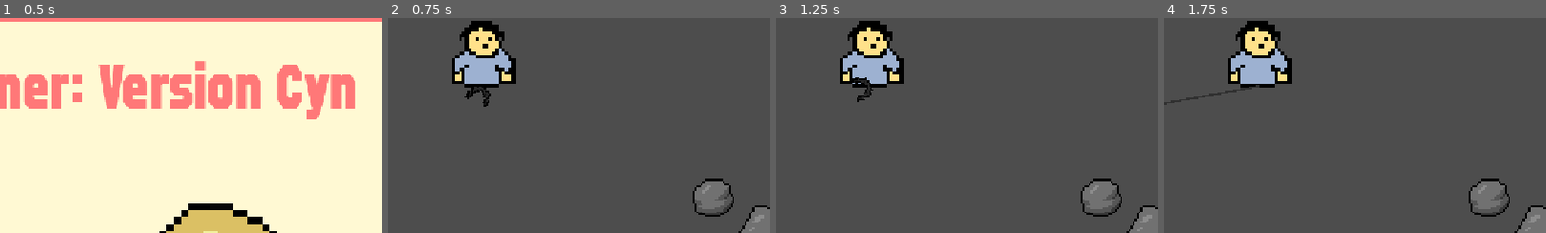
Above: before the commit, frames 1-4 (left to right).
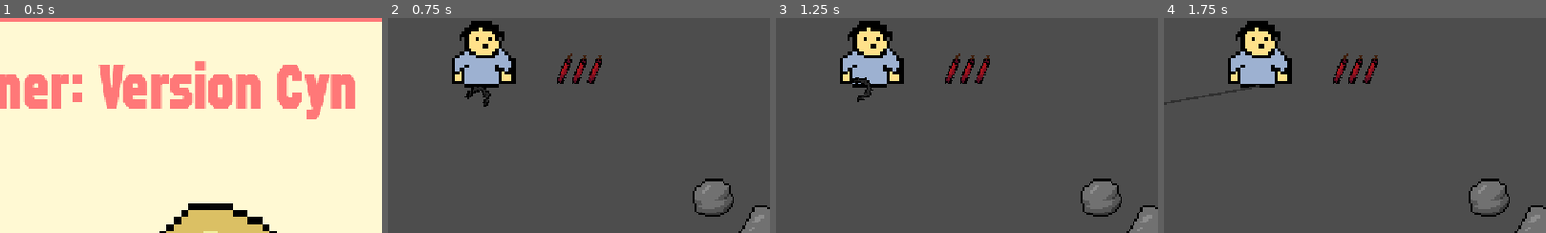
Above: after the commit, the same moments.

Repository: cindyschen/Gold-Miner-Version-Cyn
Game: Godot game, scene res://scenes/screens/main_menu.tscn
Same seed, same stepped clock (60 frames per second), same inputs: the game is played once before the commit and once after it. Before the commit the project starts from res://scenes/main_menu.tscn.
Inputs:
- Up to frame 1 (0.5 s): no input
- Up to frame 2 (0.75 s): click "Play" at 0.5 s
- Up to frame 3 (1.25 s): no input
- Up to frame 4 (1.75 s): tap S (drop_claw) at 1.35 s
The pictures show only the part of the screen within x 38-88%, y 0-50%; the shares and areas given below are measured in that part.

Frame 1 is identical in both runs. In frame 2, 0.7% of the frame differs, in the area x 44-56%, y 16-31%; in frame 3, 0.7%; in frame 4, 0.7%.

Commit message:
placeholder dynamite ui

Diff:
--- /dev/null
+++ b/scenes/dynamite.tscn
@@ -0,0 +1,14 @@
+[gd_scene format=3 uid="uid://cxasos2ch8dfk"]
+
+[ext_resource type="Texture2D" uid="uid://brqi2cvcd7v27" path="res://assets/sprites/dynamite.png" id="1_rst6a"]
+
+[node name="dynamite" type="TextureRect" unique_id=1682750368]
+custom_minimum_size = Vector2(48, 48)
+offset_right = 32.0
+offset_bottom = 32.0
+scale = Vector2(3, 3)
+offset_transform_enabled = true
+offset_transform_rotation = -0.37524578
+texture = ExtResource("1_rst6a")
+expand_mode = 1
+stretch_mode = 5
--- /dev/null
+++ b/scenes/dynamite_ui.tscn
@@ -0,0 +1,16 @@
+[gd_scene format=3 uid="uid://43t2cabbk8nt"]
+
+[ext_resource type="Script" uid="uid://bsdd4bcjghb6n" path="res://scripts/dynamite_ui.gd" id="1_k1f58"]
+
+[node name="DynamiteUI" type="Control" unique_id=1976093421]
+layout_mode = 3
+anchors_preset = 15
+anchor_right = 1.0
+anchor_bottom = 1.0
+grow_horizontal = 2
+grow_vertical = 2
+script = ExtResource("1_k1f58")
+
+[node name="DynamiteContainer" type="HBoxContainer" parent="." unique_id=1255159151]
+layout_mode = 0
+theme_override_constants/separation = -25
--- a/scenes/stage_1.tscn
+++ b/scenes/stage_1.tscn
@@ -10,10 +10,11 @@
 [ext_resource type="PackedScene" uid="uid://21xw4mhf2kd" path="res://scenes/objects/rock.tscn" id="6_ybch3"]
 [ext_resource type="PackedScene" uid="uid://c8lyxo4oc1np1" path="res://scenes/objects/bigrock.tscn" id="7_ilkkl"]
 [ext_resource type="FontFile" uid="uid://co840at5ck4b2" path="res://assets/fonts/Refuel Eb Cond.otf" id="8_ylsql"]
-[ext_resource type="PackedScene" uid="uid://dwak76m1bp6gm" path="res://scenes/pause_menu.tscn" id="9_2tptg"]
+[ext_resource type="PackedScene" uid="uid://dwak76m1bp6gm" path="res://scenes/screens/pause_menu.tscn" id="9_2tptg"]
 [ext_resource type="PackedScene" uid="uid://cbf504jokb3hu" path="res://scenes/objects/giant_gold.tscn" id="10_kiwqh"]
-[ext_resource type="PackedScene" uid="uid://cqpiyhf2x6lj1" path="res://scenes/lost_screen.tscn" id="11_hech3"]
-[ext_resource type="PackedScene" uid="uid://chqawjpjc5bji" path="res://scenes/win_screen.tscn" id="12_jm8fe"]
+[ext_resource type="PackedScene" uid="uid://cqpiyhf2x6lj1" path="res://scenes/screens/lost_screen.tscn" id="11_hech3"]
+[ext_resource type="PackedScene" uid="uid://chqawjpjc5bji" path="res://scenes/screens/win_screen.tscn" id="12_jm8fe"]
+[ext_resource type="PackedScene" uid="uid://43t2cabbk8nt" path="res://scenes/dynamite_ui.tscn" id="15_s6chy"]
 
 [node name="stage1" type="Node2D" unique_id=41017793]
 script = ExtResource("1_k3p0l")
@@ -108,6 +109,16 @@
 theme_override_font_sizes/font_size = 24
 text = "Goal: x"
 
+[node name="DynamiteUI" parent="." unique_id=1976093421 instance=ExtResource("15_s6chy")]
+z_index = -1
+anchors_preset = 10
+anchor_bottom = 0.0
+offset_left = 100.0
+offset_top = -270.0
+offset_right = 100.0
+offset_bottom = -270.0
+grow_vertical = 1
+
 [node name="PauseMenu" parent="." unique_id=1244187670 instance=ExtResource("9_2tptg")]
 visible = false
 
--- a/scenes/stage_2.tscn
+++ b/scenes/stage_2.tscn
@@ -9,10 +9,10 @@
 [ext_resource type="PackedScene" uid="uid://cbf504jokb3hu" path="res://scenes/objects/giant_gold.tscn" id="7_sv3jd"]
 [ext_resource type="PackedScene" uid="uid://botblmta3vhof" path="res://scenes/objects/biggoldii.tscn" id="8_fbmvv"]
 [ext_resource type="FontFile" uid="uid://co840at5ck4b2" path="res://assets/fonts/Refuel Eb Cond.otf" id="8_rg1e5"]
-[ext_resource type="PackedScene" uid="uid://dwak76m1bp6gm" path="res://scenes/pause_menu.tscn" id="9_5dmcs"]
+[ext_resource type="PackedScene" uid="uid://dwak76m1bp6gm" path="res://scenes/screens/pause_menu.tscn" id="9_5dmcs"]
 [ext_resource type="Script" uid="uid://bl452ktrkekli" path="res://scripts/lost_screen.gd" id="10_8mhh4"]
-[ext_resource type="PackedScene" uid="uid://cqpiyhf2x6lj1" path="res://scenes/lost_screen.tscn" id="11_ogfy0"]
-[ext_resource type="PackedScene" uid="uid://chqawjpjc5bji" path="res://scenes/win_screen.tscn" id="12_axq8d"]
+[ext_resource type="PackedScene" uid="uid://cqpiyhf2x6lj1" path="res://scenes/screens/lost_screen.tscn" id="11_ogfy0"]
+[ext_resource type="PackedScene" uid="uid://chqawjpjc5bji" path="res://scenes/screens/win_screen.tscn" id="12_axq8d"]
 
 [node name="stage2" type="Node2D" unique_id=41017793]
 script = ExtResource("1_x5gfk")
--- a/scenes/stage_3.tscn
+++ b/scenes/stage_3.tscn
@@ -10,11 +10,11 @@
 [ext_resource type="PackedScene" uid="uid://21xw4mhf2kd" path="res://scenes/objects/rock.tscn" id="6_xmi0m"]
 [ext_resource type="PackedScene" uid="uid://crnhtjpenxksn" path="res://scenes/objects/diamond.tscn" id="7_3rewt"]
 [ext_resource type="FontFile" uid="uid://co840at5ck4b2" path="res://assets/fonts/Refuel Eb Cond.otf" id="8_7xnh8"]
-[ext_resource type="PackedScene" uid="uid://dwak76m1bp6gm" path="res://scenes/pause_menu.tscn" id="9_6lcvs"]
+[ext_resource type="PackedScene" uid="uid://dwak76m1bp6gm" path="res://scenes/screens/pause_menu.tscn" id="9_6lcvs"]
 [ext_resource type="PackedScene" uid="uid://c8lyxo4oc1np1" path="res://scenes/objects/bigrock.tscn" id="10_e25t1"]
 [ext_resource type="Script" uid="uid://bl452ktrkekli" path="res://scripts/lost_screen.gd" id="10_nw3p2"]
-[ext_resource type="PackedScene" uid="uid://cqpiyhf2x6lj1" path="res://scenes/lost_screen.tscn" id="11_ngeu7"]
-[ext_resource type="PackedScene" uid="uid://chqawjpjc5bji" path="res://scenes/win_screen.tscn" id="12_4g8we"]
+[ext_resource type="PackedScene" uid="uid://cqpiyhf2x6lj1" path="res://scenes/screens/lost_screen.tscn" id="11_ngeu7"]
+[ext_resource type="PackedScene" uid="uid://chqawjpjc5bji" path="res://scenes/screens/win_screen.tscn" id="12_4g8we"]
 
 [node name="stage3" type="Node2D" unique_id=41017793]
 script = ExtResource("1_6xofg")
--- /dev/null
+++ b/scripts/dynamite_ui.gd
@@ -0,0 +1,14 @@
+extends Control
+
+@onready var dynamite_container: HBoxContainer = $DynamiteContainer
+
+const DYNAMITE_SCENE = preload("res://scenes/dynamite.tscn")
+# Called when the node enters the scene tree for the first time.
+func _ready() -> void:
+	for i in range(GameManager.dynamite):
+		var dynamite = DYNAMITE_SCENE.instantiate()
+		dynamite_container.add_child(dynamite)
+
+# Called every frame. 'delta' is the elapsed time since the previous frame.
+func _process(delta: float) -> void:
+	pass
--- a/scripts/game_manager.gd
+++ b/scripts/game_manager.gd
@@ -3,6 +3,8 @@
 var score = 0
 var goals = [300,1000,2000,3000]
 var stage = 0
+var dynamite = 3
+
 func add_points(points: int):
 	score += points
 	print(score)
--- a/scripts/rock.gd
+++ b/scripts/rock.gd
@@ -1,4 +1,4 @@
 extends Area2D
 
-@export var retract_speed: float = 90.0
+@export var retract_speed: float = 110.0
 @export var points: int = 25
Binary file added: assets/sprites/dynamite.png
Not shown, added: assets/sprites/dynamite.png.import
Binary file added: scenes/dynamite.png
Not shown, added: scenes/dynamite.png.import
Renamed: scenes/lost_screen.tscn -> scenes/screens/lost_screen.tscn
Renamed: scenes/main_menu.tscn -> scenes/screens/main_menu.tscn
Renamed: scenes/pause_menu.tscn -> scenes/screens/pause_menu.tscn
Renamed: scenes/win_screen.tscn -> scenes/screens/win_screen.tscn
Not shown, added: scripts/dynamite_ui.gd.uid
